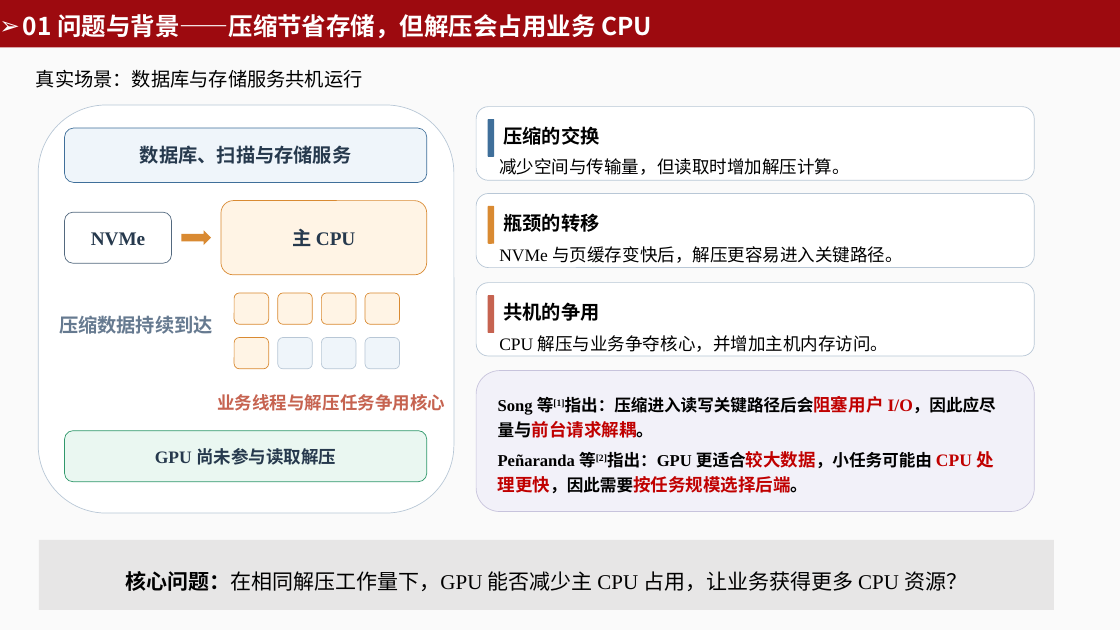
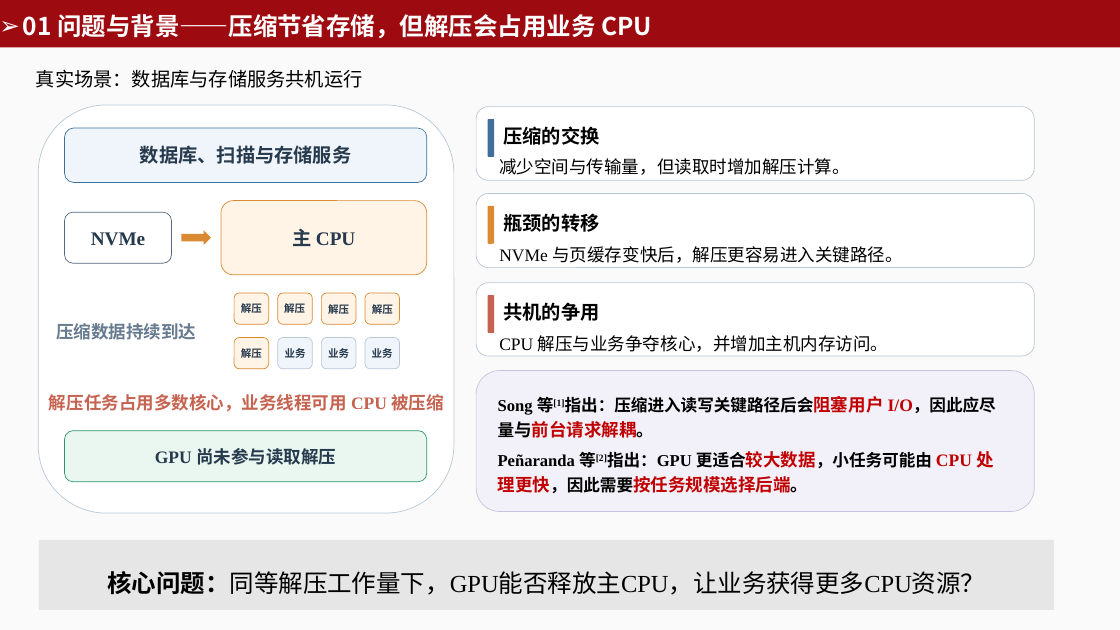
Before and after one commit to zhujiale520/GPUC, a slide deck: slide 5 of ppt/GPUC 项目答辩 — 基于 GPU 的透明存储压缩卸载系统.pptx. Drawn at 1120x630 pixels with LibreOffice and Linux fonts; fonts in the diff are those of the drawing. Boxes give left, top, right and bottom in pixels: in the first picture for what was removed or moved away, otherwise in the second. Text is boxed around its words. In the diff, an @@ line names an element or a change of style, - is before the commit and + after.

```diff
--- a/ppt/GPUC 项目答辩 — 基于 GPU 的透明存储压缩卸载系统.pptx
+++ b/ppt/GPUC 项目答辩 — 基于 GPU 的透明存储压缩卸载系统.pptx
@@ text "压缩数据持续到达": place and size @@
-text "压缩数据持续到达" at <box>59,315,213,334</box>
+text "压缩数据持续到达" at <box>56,323,196,340</box>
@@ text "压缩数据持续到达" at <box>56,323,196,340</box>: size 22 to 20 pt @@
@@ text added at <box>241,302,262,316</box>, 12 pt, text #26394D, bold @@
+解压
@@ text added at <box>284,302,305,316</box>, 12 pt, text #26394D, bold @@
+解压
@@ text added at <box>328,302,349,316</box>, 12 pt, text #26394D, bold @@
+解压
@@ text added at <box>372,302,393,316</box>, 12 pt, text #26394D, bold @@
+解压
@@ text added at <box>241,346,262,360</box>, 12 pt, text #26394D, bold @@
+解压
@@ text added at <box>285,348,306,358</box>, 12 pt, text #26394D, bold @@
+业务
@@ text added at <box>328,348,349,358</box>, 12 pt, text #26394D, bold @@
+业务
@@ text added at <box>372,348,393,358</box>, 12 pt, text #26394D, bold @@
+业务
@@ text at <box>49,394,444,411</box>: text changed @@
-业务线程与解压任务争用核心
+解压任务占用多数核心，业务线程可用 CPU 被压缩
@@ text at <box>107,571,985,595</box>: text changed; size 24 to 28 pt @@
-核心问题：在相同解压工作量下，GPU 能否减少主 CPU 占用，让业务获得更多 CPU 资源？
+核心问题：同等解压工作量下，GPU能否释放主CPU，让业务获得更多CPU资源？
```
Also in this commit, not shown: 14 other slides changed, 7 slides added, 5 slides removed, 10 other files.
